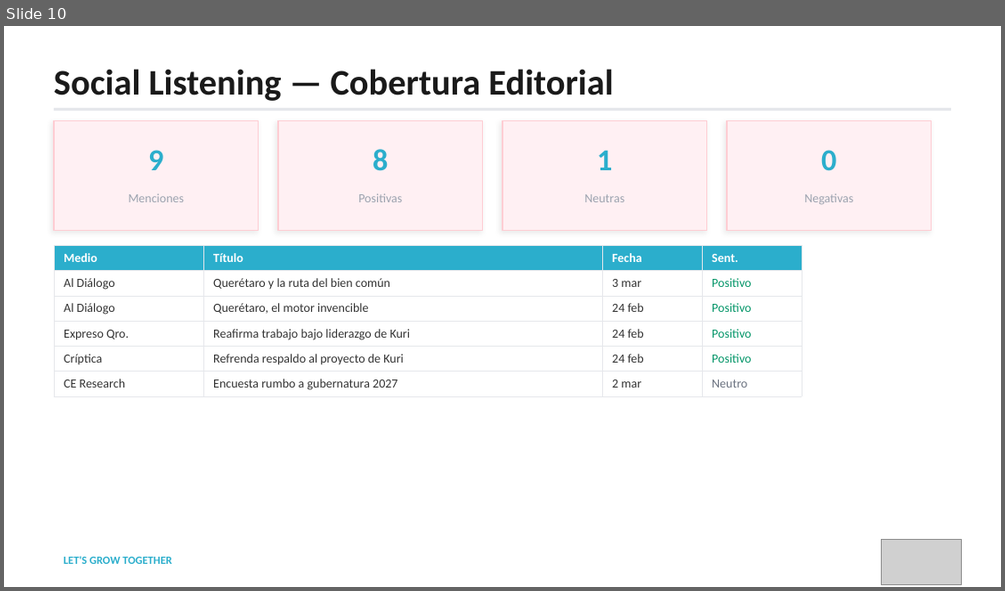
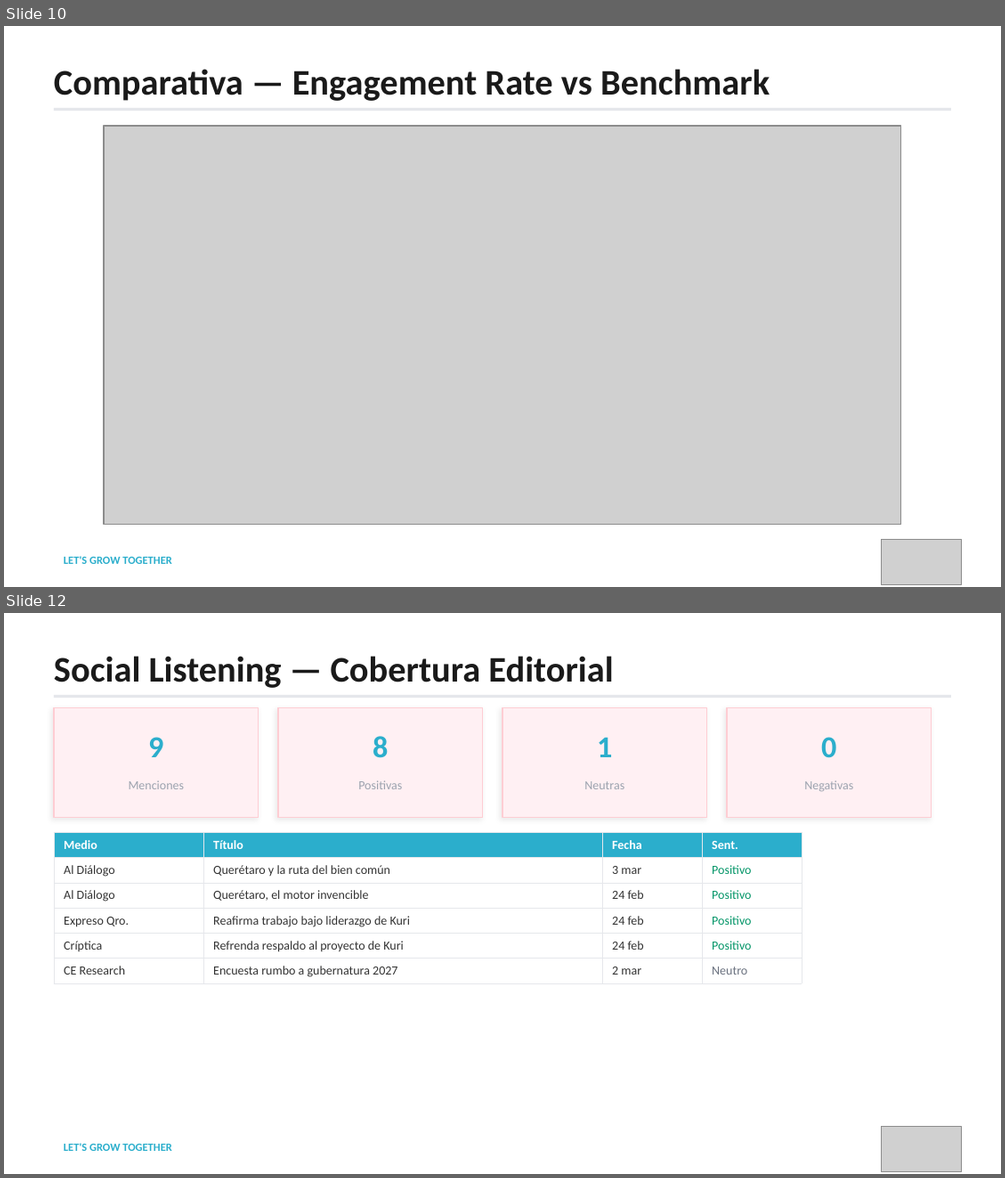
Before and after one commit to paulapozo89-lab/growmkt, a slide deck: public/reportes/laura-aguilar-estrategia-q2-2026.pptx. Shown one above the other, each under a label of ours: slide 10 before the commit, slides 10 and 12 after it; the slides between them are not shown. The pictures are 1005x591 and 1005x1178 pixels, drawn with LibreOffice and Linux fonts; fonts in the diff are those of the drawing; grey boxes stand for pictures. Boxes give left, top, right and bottom in pixels: in the first picture for what was removed or moved away, otherwise in the second. Text is boxed around its words. In the diff, an @@ line names an element or a change of style, - is before the commit and + after.

Commit message:
fix: split comparativa into 3 slides

```diff
--- a/public/reportes/laura-aguilar-estrategia-q2-2026.pptx
+++ b/public/reportes/laura-aguilar-estrategia-q2-2026.pptx
@@ slide 10 added at <box>4,26,1001,587</box>, background #FFFFFF @@
@@ text added at <box>54,69,769,101</box>, 26 pt, text #1A1A1A, bold @@
+Comparativa — Engagement Rate vs Benchmark
@@ rectangle added at <box>54,108,951,111</box>, fill #E5E7EB @@
@@ picture added at <box>104,126,901,524</box> @@
@@ text added at <box>64,556,171,564</box>, 8 pt, text #2BAECC, bold @@
+LET'S GROW TOGETHER
@@ picture added at <box>882,540,961,584</box> @@
@@ what was slide 10 is now slide 12 @@
```
Also in this commit, not shown: 1 slide changed, 1 other slide added.
